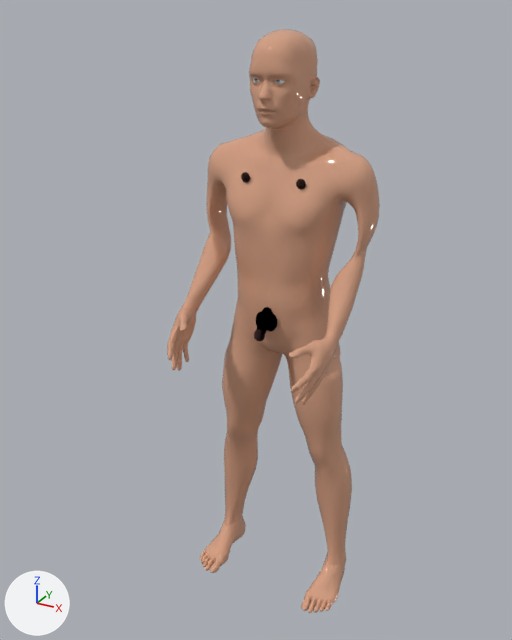
An edit to the glTF model public/bodymap3d/v3/real-human/body-jugendlicher-maennlich-real-v3.glb, drawn before and after from the same camera.
Camera for both pictures: a 50 mm camera at (0.832, -1.584, 1.706) aimed at (-0.046, 0.013, 0.907). The lights are fixed; the arrows at lower left show +X, +Y and +Z. The older version comes first. Vertices at exactly the same position are counted once.

In view in the first picture: 'real-human-body', 'real-human-scrotum-right' and 5 more.
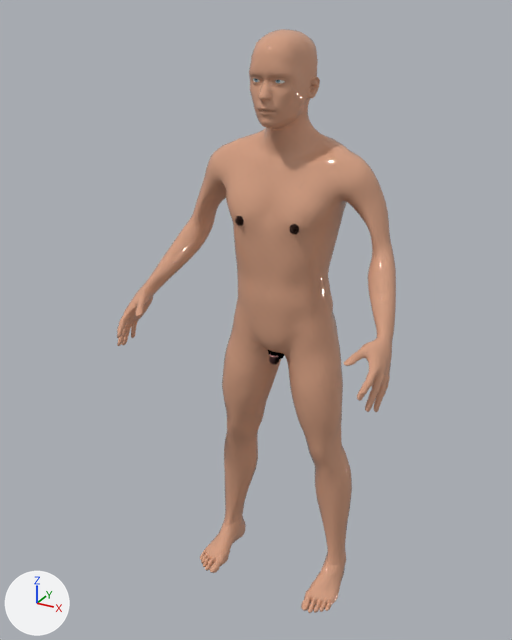
Boxes (x1, y1, x2, y2) around the edits, measured in the pictures (512 x 640 px; the box of a moved part takes in the faces that stretch with it):
'real-human-body', reshaped (31% wider): before (167, 29, 380, 613); after (117, 29, 396, 613)
'real-human-scrotum-right', moved, rescaled: before (267, 313, 277, 331); after (277, 353, 284, 359)
part 1 of me_real_human_body, moved or reshaped: before (167, 142, 231, 371); after (117, 143, 230, 351)
part 2 of me_real_human_body, moved or reshaped: before (289, 152, 380, 405); after (325, 151, 396, 412)

Edits to the bpy script that builds the scene:
```text
Change me_real_human_body:
    used by ob_real_human_body; location = (0.0, 0.0, 0.0)
    remove me_real_human_body.from_pydata(...)  # 13380 vertices, 26756 faces; spans x -0.25..0.25, y -0.22..0.22, z 0.0..1.66
    add me_real_human_body.from_pydata(...)  # 13380 vertices, 26756 faces; spans x -0.39..0.39, y -0.22..0.22, z 0.0..1.66
    me_real_human_body part 1: 2031 of 13380 vertices moved; they spanned x -0.25..-0.14, y -0.22..0.16, z 0.79..1.37 and now span x -0.39..-0.16, y -0.22..0.16, z 0.78..1.37; mean shift (-0.15, 0.0, 0.03); largest move (-0.19, -0.17, 0.79) -> (-0.38, -0.17, 0.83)
    me_real_human_body part 2: 2031 of 13380 vertices moved; they spanned x 0.14..0.25, y -0.22..0.16, z 0.79..1.37 and now span x 0.16..0.39, y -0.22..0.16, z 0.78..1.37; mean shift (0.15, 0.0, 0.03); largest move (0.19, -0.17, 0.79) -> (0.38, -0.17, 0.83)
Change me_real_human_scrotum_right:
    used by ob_real_human_scrotum_right; location = (0.0, 0.0, 0.0)
    remove me_real_human_scrotum_right.from_pydata(...)  # 288 vertices, 572 faces; spans x -0.0059..0.0314, y -0.0305..0.0048, z 0.8963..0.9489
    add me_real_human_scrotum_right.from_pydata(...)  # 288 vertices, 572 faces; spans x -0.0047..0.0259, y 0.0351..0.0637, z 0.7832..0.8291
    me_real_human_scrotum_right part 3: the whole mesh is scaled about its middle by (0.818, 0.81, 0.871), then moved by (-0.0021, 0.0623, -0.1165)
```
